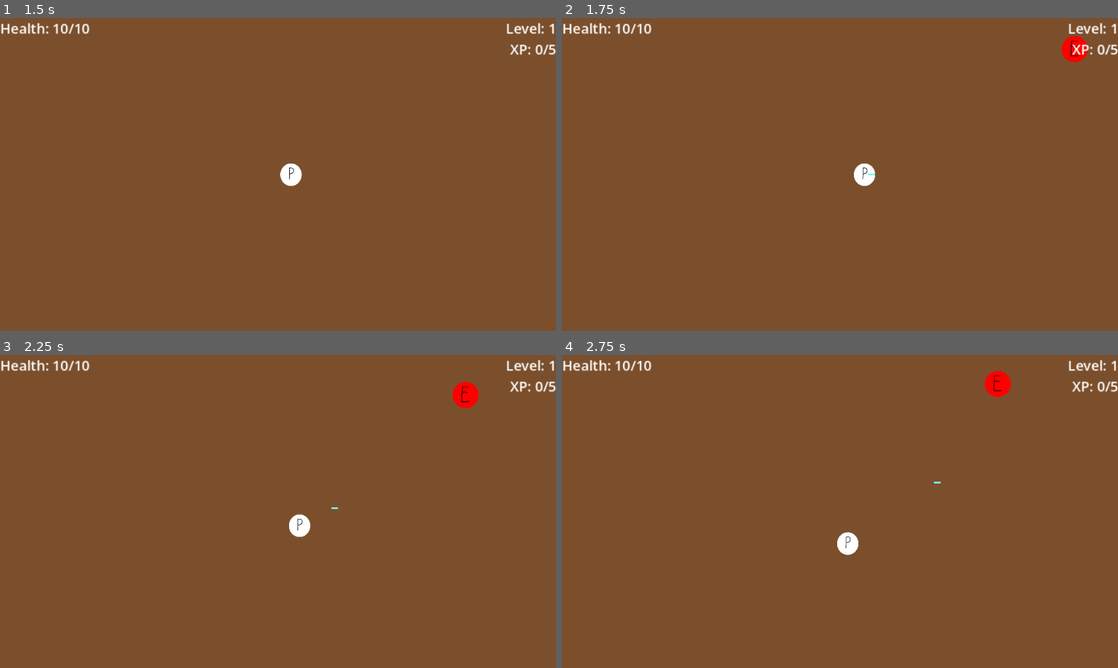
Above: before the commit, frames 1-4 (two rows, left to right).
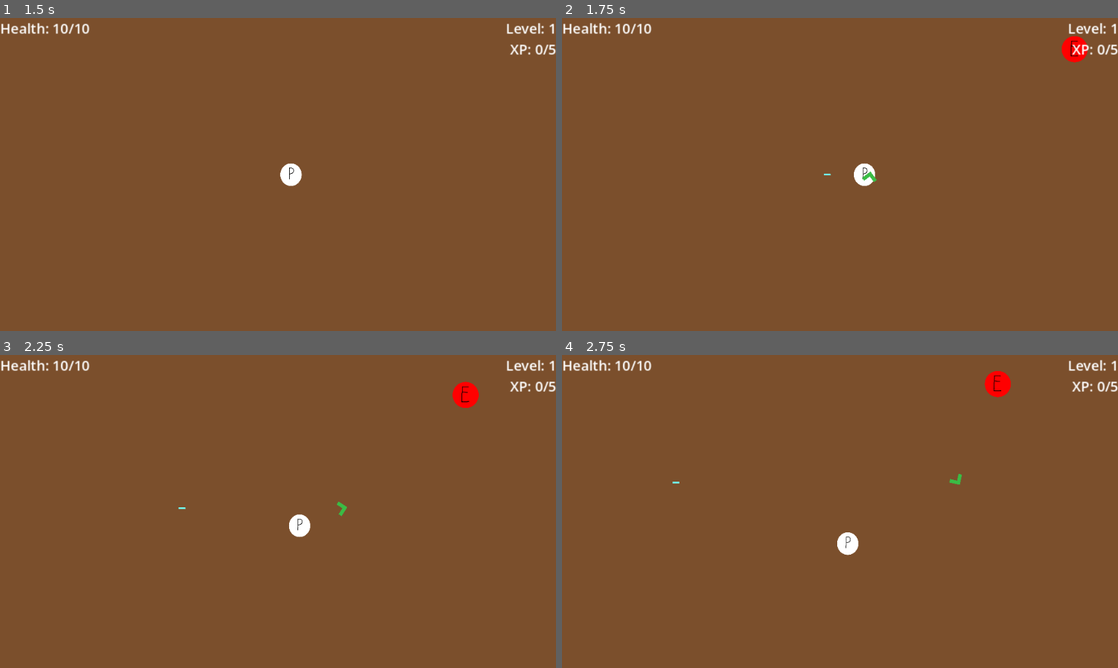
Above: after the commit, the same moments.

Repository: Josephisgr8/simple-survivors
Game: Godot game, scene res://Scenes/main_menu.tscn
Two runs of this game, one before a commit and one after it. Both use one fixed random seed, a clock stepped at 60 frames per second and the inputs below.
Inputs:
- Up to frame 1 (1.5 s): click "Start Game" at 0.5 s; tap Enter at 1.25 s; hold D (Right) from 1.28 s (still down)
- Up to frame 2 (1.75 s): keep holding D (Right)
- Up to frame 3 (2.25 s): release D (Right) at 2.03 s; hold S (Down) from 2.03 s (still down)
- Up to frame 4 (2.75 s): keep holding S (Down)

Frame 1 is identical in both runs. In frame 2, less than 0.1% of the frame differs, in the area x 47-57%, y 48-53%; in frame 3, less than 0.1%, in the area x 32-63%, y 46-52%; in frame 4, less than 0.1%.

Commit message:
Boomerang weapon added. Refactored how weapons contact the enemy manager. Player can now have multiple weapons. New player stat, penetration value.
Boomerang weapon has been added. It will aim toward the closest enemy, and fly to its max range before returning to the caster. It can continue on if having enough bounces to continue.
Weapon managers now have a Callable variable that is directly connected to the enemymanager via the game scene. it allows enemymanager to get the direction of the closest enemy at any time, while remaining decoupled from the enemymanager.
Player node now has an array of weapons, and updates all of them accordingly.
Penetration value was added to the player stats. This will allow weapons like the missile to attack more than one enemies before being deleted.

Diff:
--- a/Scenes/PlayerWeaponManagers/missile_manager.tscn
+++ /dev/null
@@ -1,6 +0,0 @@
-[gd_scene format=3 uid="uid://cksoooc5obp86"]
-
-[ext_resource type="Script" uid="uid://djkq355wi2n8i" path="res://Scripts/PlayerWeaponManagers/missile_manager.gd" id="1_nco8q"]
-
-[node name="Missile Manager" type="Node" unique_id=2009898789]
-script = ExtResource("1_nco8q")
--- /dev/null
+++ b/Scenes/PlayerWeapons/boomerang.tscn
@@ -0,0 +1,28 @@
+[gd_scene format=3 uid="uid://5my3assbdii2"]
+
+[ext_resource type="Script" uid="uid://cd6fpkne0b4wi" path="res://Scripts/PlayerWeapons/boomerang.gd" id="1_yf4dn"]
+[ext_resource type="Texture2D" uid="uid://cxcdpr3cprlg7" path="res://Assets/Sprites/Boomerang.png" id="2_ph7fq"]
+
+[sub_resource type="RectangleShape2D" id="RectangleShape2D_nhhn2"]
+size = Vector2(320, 105.78512)
+
+[node name="Boomerang" type="Area2D" unique_id=526494864]
+scale = Vector2(0.275, 0.275)
+script = ExtResource("1_yf4dn")
+
+[node name="Sprite2D" type="Sprite2D" parent="." unique_id=2001528996]
+position = Vector2(24, 40)
+texture = ExtResource("2_ph7fq")
+
+[node name="CollisionShape2D" type="CollisionShape2D" parent="." unique_id=441254238]
+position = Vector2(28.727272, 4.5)
+scale = Vector2(0.275, 0.275)
+shape = SubResource("RectangleShape2D_nhhn2")
+
+[node name="CollisionShape2D2" type="CollisionShape2D" parent="." unique_id=594814551]
+position = Vector2(0, -25.454546)
+rotation = 1.5707964
+scale = Vector2(0.275, 0.275)
+shape = SubResource("RectangleShape2D_nhhn2")
+
+[connection signal="area_entered" from="." to="." method="_on_area_entered"]
--- /dev/null
+++ b/Scripts/PlayerWeaponManagers/boomerang_manager.gd
@@ -0,0 +1,87 @@
+extends PlayerWeaponManagerBase
+class_name BoomerangManager
+
+var boomerangBlueprint: PackedScene = preload("uid://5my3assbdii2")
+
+var numberOfBounces: int
+var speedToRotationRatio: float
+
+# Called when the node enters the scene tree for the first time.
+func _init() -> void:
+	projectileSpeed = 300.0
+	castSpeed = 4.0
+	projectileDamage = 4
+	castRange = 400.0
+	numberOfBounces = 1
+	speedToRotationRatio = 20.00
+
+#required overrides
+func updateVariables(stats: PlayerStatsResource) -> void:
+	projectileSpeedMult = stats.getStat("playerProjectileSpeedMultiplier")
+	castSpeedMult = stats.getStat("playerCastSpeedMultiplier")
+	projectileDamageMult = stats.getStat("playerDamageMultiplier")
+	rangeMult = stats.getStat("playerRangeMultiplier")
+	sizeMult = stats.getStat("playerSizeMultiplier")
+	attackTimer.wait_time = castSpeed / castSpeedMult
+	if get_parent() == null:
+		return
+	casterPosition = get_parent().global_position
+
+func createWeapon(fromPos: Vector2, toPos: Vector2) -> void:
+	var newBoomerang: Boomerang = boomerangBlueprint.instantiate()
+
+	newBoomerang.global_position = casterPosition
+	newBoomerang.global_scale = newBoomerang.global_scale * sizeMult
+	if closestTarget.call(castRange * rangeMult) == null:
+		newBoomerang.flightDestination = Vector2.RIGHT * castRange * rangeMult
+	else:
+		newBoomerang.flightDestination = casterPosition + newBoomerang.global_position.direction_to(closestTarget.call(castRange * rangeMult)) * castRange * rangeMult
+		print(newBoomerang.global_position.direction_to(closestTarget.call(castRange * rangeMult)))
+	newBoomerang.bouncesRemaining = numberOfBounces
+	newBoomerang.isReturning = false
+	weaponList.append(newBoomerang)
+	add_child(newBoomerang)
+
+	newBoomerang.enemyHitWithWeapon.connect(_onEnemyHitWithWeapon)
+
+	#set up signal for each new missile
+	pass
+
+func _onEnemyHitWithWeapon(enemy, weapon):
+	var totalDamage = projectileDamage * projectileDamageMult
+	if enemy.has_method("damageTaken"):
+		enemy.damageTaken(totalDamage, weapon)
+
+func _updateWeaponLocation(prjSpd, prjSpdMlt, delta):
+	for i in range(weaponList.size()-1 ,-1,  -1):
+		var cw: Boomerang = weaponList.get(i) # current weapon
+		var fs: float = prjSpd * prjSpdMlt * delta #final speed
+
+		#move the boomerang toward the target position, and rotate it
+		_handleBoomerangMovement(cw, fs)
+		#check for current destination and turn around, removing the boomerang if necessary
+		_handleBoomerangBounce(cw, fs)
+
+		if cw.bouncesRemaining <= 0:
+			weaponList.remove_at(i)
+			cw.queue_free()
+
+func _handleBoomerangMovement(br: Boomerang, speed: float):
+	if br.isReturning:
+		br.global_position = br.global_position.move_toward(casterPosition, speed)
+	else:
+		br.global_position = br.global_position.move_toward(br.flightDestination, speed)
+	br.global_rotation += speed / speedToRotationRatio
+
+func _handleBoomerangBounce(br: Boomerang, stepDistance: float):
+	if br.global_position == br.flightDestination:
+		br.isReturning = true
+		br.enemiesHitList.clear()
+	if br.global_position.distance_squared_to(get_parent().global_position) <= stepDistance * stepDistance and br.isReturning:
+		br.bouncesRemaining -= 1
+		br.isReturning = false
+		br.enemiesHitList.clear()
+		if closestTarget.call(castRange * rangeMult) == null:
+			br.flightDestination = closestTarget.call(castRange*rangeMult)
+		else:
+			br.flightDestination = Vector2.RIGHT * castRange * rangeMult
--- a/Scripts/PlayerWeaponManagers/missile_manager.gd
+++ b/Scripts/PlayerWeaponManagers/missile_manager.gd
@@ -14,12 +14,28 @@
 	penetrationValue = 1
 
 
+#required overrides
+func updateVariables(stats: PlayerStatsResource) -> void:
+	projectileSpeedMult = stats.getStat("playerProjectileSpeedMultiplier")
+	castSpeedMult = stats.getStat("playerCastSpeedMultiplier")
+	projectileDamageMult = stats.getStat("playerDamageMultiplier")
+	rangeMult = stats.getStat("playerRangeMultiplier")
+	sizeMult = stats.getStat("playerSizeMultiplier")
+	penetrationValueMult = stats.getStat("playerProjectilePenetrationMultiplier")
+	attackTimer.wait_time = castSpeed / castSpeedMult
+	if get_parent() == null:
+		return
+	casterPosition = get_parent().global_position
+
 func createWeapon(fromPos: Vector2, toPos: Vector2) -> void:
 	var newMissile = missileBlueprint.instantiate()
 
 	#set var values and add missile to list
-	newMissile.global_position = fromPos
-	newMissile.look_at(toPos)
+	newMissile.global_position = casterPosition
+	if closestTarget.call(castRange * rangeMult) == null:
+		newMissile.look_at(Vector2.RIGHT)
+	else:
+		newMissile.look_at(closestTarget.call(castRange * rangeMult))
 	newMissile.global_scale = newMissile.global_scale * sizeMult
 	newMissile.penetrationValue = penetrationValue * penetrationValueMult
 	weaponList.append(newMissile)
@@ -27,7 +43,7 @@
 	add_child(newMissile)
 
 	#set up signal for each new missile
-	newMissile.enemyHitWithMissile.connect(_onEnemyHitWithWeapon)
+	newMissile.enemyHitWithWeapon.connect(_onEnemyHitWithWeapon)
 
 
 func _onEnemyHitWithWeapon(enemy, missile):
--- a/Scripts/PlayerWeaponManagers/player_weapon_manager_base.gd
+++ b/Scripts/PlayerWeaponManagers/player_weapon_manager_base.gd
@@ -2,11 +2,12 @@
 class_name PlayerWeaponManagerBase
 
 #signals for parent
-signal WeaponReadyToFire(range)
 
 #members to handle weapons
 var weaponList: Array[Area2D]
 var attackTimer: Timer = Timer.new()
+var closestTarget: Callable
+var casterPosition: Vector2
 
 #base stats
 var projectileSpeed : float
@@ -41,20 +42,12 @@
 	return timer
 
 func _on_weapon_attack_timer_timeout() -> void:
-	WeaponReadyToFire.emit(castRange * rangeMult)
+	createWeapon(Vector2.ZERO, Vector2.ZERO)
 
-#update Variables
-func updateVariables(projSpdMult, cstSpdMult, dmgMult, rngMult, szMult) -> void:
-	projectileSpeedMult = projSpdMult
-	castSpeedMult = cstSpdMult
-	projectileDamageMult = dmgMult
-	rangeMult = rngMult
-	sizeMult = szMult
-	if (castSpeed/castSpeedMult) <= 0:
-		print("stiop")
-	attackTimer.wait_time = castSpeed / castSpeedMult
 
 #functions to be overridden
+func updateVariables(stats: PlayerStatsResource):
+	assert(false, "Error: %s must override the updateVariables function!" % get_script().resource_path.get_file())
 func _onEnemyHitWithWeapon(_enemy, _weapon):
 	assert(false, "Error: %s must override the _onEnemyHitWithWeapon function!" % get_script().resource_path.get_file())
 func createWeapon(_fromPos: Vector2, _toPos: Vector2) -> void:
--- /dev/null
+++ b/Scripts/PlayerWeapons/boomerang.gd
@@ -0,0 +1,26 @@
+extends Area2D
+class_name Boomerang
+
+signal enemyHitWithWeapon
+
+var enemiesHitList: Array[Area2D]
+var flightDestination: Vector2
+var bouncesRemaining: int
+var isReturning: bool
+
+
+# Called when the node enters the scene tree for the first time.
+func _ready() -> void:
+	enemiesHitList = []
+	pass # Replace with function body.
+
+
+# Called every frame. 'delta' is the elapsed time since the previous frame.
+func _process(delta: float) -> void:
+	for area in get_overlapping_areas():			#this is called instead of a signal because many times a boomerang will hit an enemy at the end of its trajectory and never
+		if enemiesHitList.has(area):				#stop overlapping. This will then not signal that an enemy was hit.
+			continue
+		enemyHitWithWeapon.emit(area, self)
+		enemiesHitList.append(area)
+	#signal when hitting enemy
+	pass
--- a/Scripts/PlayerWeapons/missile.gd
+++ b/Scripts/PlayerWeapons/missile.gd
@@ -2,7 +2,7 @@
 class_name Missile
 
 #signal
-signal enemyHitWithMissile(target)
+signal enemyHitWithWeapon
 
 var distTraveled: float
 var penetrationValue: int
@@ -17,8 +17,8 @@
 
 # Called every frame. 'delta' is the elapsed time since the previous frame.
 func _process(delta: float) -> void:
-	#signal when hitting enemy
 	pass
+
 
 func _on_area_entered(area: Area2D) -> void:
 	#with the collision mask, this will always be an enemy
@@ -26,5 +26,5 @@
 	#if enemy already hit, don't count as hit
 	if enemiesHitList.has(area):
 		return
-	enemyHitWithMissile.emit(area, self)
+	enemyHitWithWeapon.emit(area, self)
 	enemiesHitList.append(area)
--- a/Scripts/ResourceScripts/player_stats_resource.gd
+++ b/Scripts/ResourceScripts/player_stats_resource.gd
@@ -29,7 +29,8 @@
 	"playerSizeMultiplier": {"value": 1.00, "name": "Size Multiplier", "upgradeMinimum": .05, "upgradeMaximum": .20},
 	"playerProjectileSpeedMultiplier": {"value": 1.00, "name": "Projectile Speed Multiplier", "upgradeMinimum": .05, "upgradeMaximum": .20},
 	"playerXpGainMultiplier": {"value": 1.00, "name": "XP Gain Multiplier", "upgradeMinimum": .05, "upgradeMaximum": .20},
-	"playerXpPickupRangeMultiplier": {"value": 1.00, "name": "XP Pickup Range Multiplier", "upgradeMinimum": .05, "upgradeMaximum": .20}
+	"playerXpPickupRangeMultiplier": {"value": 1.00, "name": "XP Pickup Range Multiplier", "upgradeMinimum": .05, "upgradeMaximum": .20},
+	"playerProjectilePenetrationMultiplier": {"value": 1, "name": "Projectile Penetration Multiplier", "upgradeMinimum": 1, "upgradeMaximum": 1}
 
 }
 
--- a/Scripts/UIScripts/player_level_up_menu.gd
+++ b/Scripts/UIScripts/player_level_up_menu.gd
@@ -8,7 +8,7 @@
 const PLAYER_LEVEL_UP_MENU_OPTION = preload("uid://cquqiq7l3tokj")
 
 var playerStats: PlayerStatsResource
-var numOfOptions: int = 9
+var numOfOptions: int = 3
 #var optionContainer: VBoxContainer
 
 # Called when the node enters the scene tree for the first time.
--- a/Scripts/game.gd
+++ b/Scripts/game.gd
@@ -12,9 +12,10 @@
 
 # Called when the node enters the scene tree for the first time.
 func _ready() -> void:
-	player.ReadyForTarget.connect(_onReadyForTarget)
+	#player.ReadyForTarget.connect(_onReadyForTarget)
 	player.PlayerLeveledUp.connect(_onPlayerLeveledUp)
 	player.PlayerDied.connect(_onPlayerDied)
+	player.connectWeaponManagersToClosestTargetSource(enemyManager.findEnemyNearestTarget)
 
 	enemyManager.PlayerIsBeingHit.connect(_onPlayerIsBeingHit)
 	enemyManager.EnemyDied.connect(_onEnemyDied)
@@ -25,16 +26,6 @@
 # Called every frame. 'delta' is the elapsed time since the previous frame.
 func _process(delta: float) -> void:
 	_updateManagers(player.global_position)
-	pass
-
-
-func _onReadyForTarget(rng):
-	#find loc of enemy nearest the player
-	var closestEnemy = enemyManager.findEnemyNearestTarget(rng)
-	if closestEnemy == null:
-		player.fireMissile(player.global_position)
-	else:
-		player.fireMissile(closestEnemy)
 
 func _onPlayerLeveledUp():
 	Engine.time_scale = 0
--- a/Scripts/player.gd
+++ b/Scripts/player.gd
@@ -2,7 +2,6 @@
 class_name Player
 
 #signals
-signal ReadyForTarget(range)
 signal PlayerLeveledUp
 signal PlayerDied
 
@@ -16,16 +15,18 @@
 
 
 @onready var invTimer: Timer = $invincibilityTimer
-var missile_manager: MissileManager
-#@onready var missile_manager: Node = $"Missile Manager"
+var weapon_managers: Array[PlayerWeaponManagerBase] = []
 @onready var player_state_manager: Node = $PlayerStateManager
 
+
 func _ready() -> void:
-	missile_manager = MissileManager.new()
+	weapon_managers.append(MissileManager.new())
+	weapon_managers.append(BoomerangManager.new())
+	#missile_manager = BoomerangManager.new()#MissileManager.new()
 	_updateMissileManager()
-	missile_manager.WeaponReadyToFire.connect(_onMissileReadyToFire)
 	playerStats.setStat("playerCurrentHP", int(playerStats.getStat("playerMaxHP") * playerStats.getStat("playerMaxHpMultiplier")))
-	add_child(missile_manager)
+	for mg: PlayerWeaponManagerBase in weapon_managers:
+		add_child(mg)
 
 #for processing non-physics logic
 func _process(delta: float) -> void:
@@ -48,13 +49,16 @@
 func _on_invincibility_timer_timeout() -> void:
 	isInvincible = false
 
+
+func connectWeaponManagersToClosestTargetSource(findNearestTarget: Callable):
+	for mg: PlayerWeaponManagerBase in weapon_managers:
+		mg.closestTarget = findNearestTarget
+
 #missile methods
 func _updateMissileManager() -> void:
-	missile_manager.updateVariables(playerStats.getStat("playerProjectileSpeedMultiplier"), playerStats.getStat("playerCastSpeedMultiplier"), playerStats.getStat("playerDamageMultiplier"), playerStats.getStat("playerRangeMultiplier"), playerStats.getStat("playerSizeMultiplier"))
+	for mg: PlayerWeaponManagerBase in weapon_managers:
+		mg.updateVariables(playerStats)
 
-func _onMissileReadyToFire(rng):
-	#scan the area in range, select an enemy, and fire at them
-	ReadyForTarget.emit(rng)
 
 func checkForAndLevelUp() -> void:
 	if playerStats.getStat("playerCurrentXP") >= playerStats.getStat("playerXpToLevel"):
@@ -63,9 +67,6 @@
 		playerStats.setStat("playerXpToLevel", playerStats.getStat("playerXpToLevel") * playerStats.getStat("playerXpToLevelMultiplier"))
 		PlayerLeveledUp.emit()
 
-func gainXp(val: int):
+func gainXp(val: float):
 	playerStats.setStat("playerCurrentXP", playerStats.getStat("playerCurrentXP") + playerStats.getStat("playerXpGainMultiplier") * val)
 	checkForAndLevelUp()
-
-func fireMissile(pos: Vector2):
-	missile_manager.createWeapon(global_position, pos)
Binary file added: Assets/Sprites/Boomerang.png
Not shown, added: Assets/Sprites/Boomerang.png.import
Not shown, added: Scripts/PlayerWeaponManagers/boomerang_manager.gd.uid
Not shown, added: Scripts/PlayerWeapons/boomerang.gd.uid
